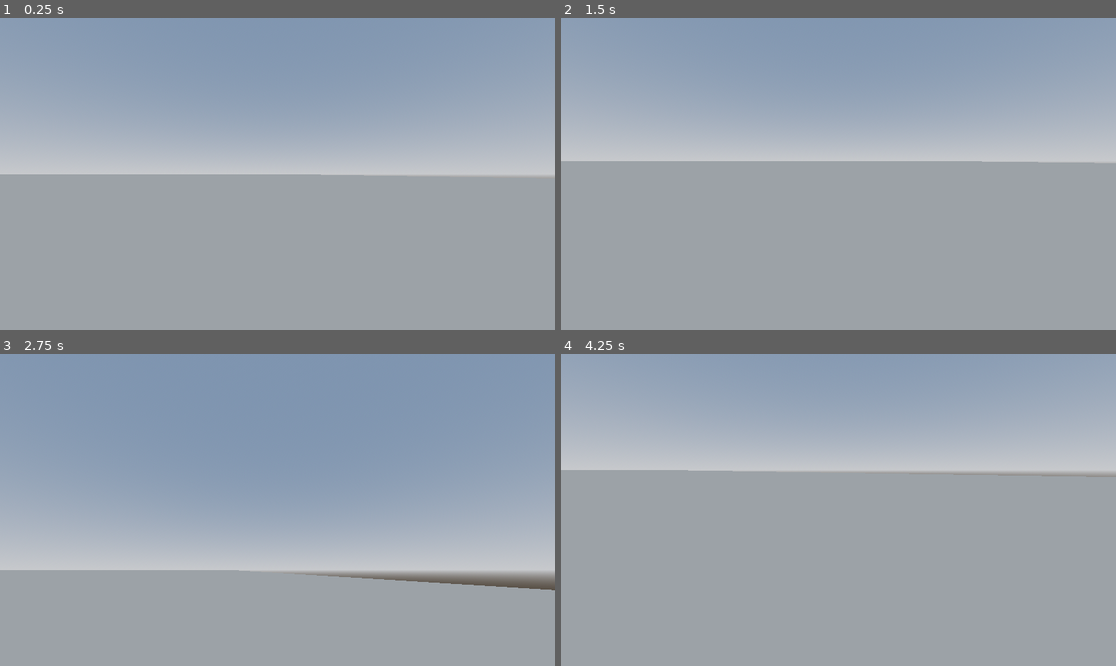
Above: before the commit, frames 1-4 (two rows, left to right).
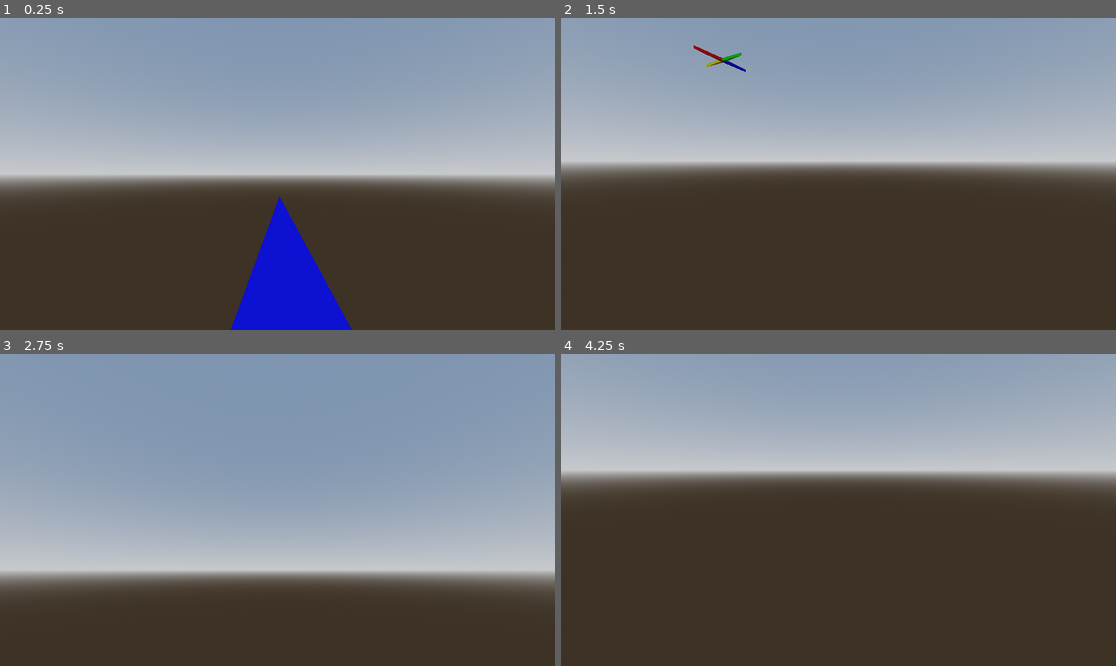
Above: after the commit, the same moments.

Repository: c-dantinne/procgen
Game: Godot game, scene res://Scenes/main.tscn
The game is run twice, just before and just after one commit, with the same random seed, the same clock (stepped at 60 frames per second) and the same inputs.
Inputs (mouse positions are in pixels of both pictures, inside the frame that each line leads up to):
- Up to frame 1 (0.25 s): no input
- Up to frame 2 (1.5 s): tap Enter at 0.5 s; move the mouse to (960, 158) at 0.52 s; hold D (right) 0.53-1.28 s; hold Ctrl (crouch) 0.53-1.28 s; click (960, 158) at 0.67 s; tap Space (jump) at 0.77, 1.25 s; move the mouse to (727, 189) at 1.27 s; hold S (back) from 1.28 s (still down); tap Ctrl (crouch) at 1.35 s; click (727, 189) at 1.42 s
- Up to frame 3 (2.75 s): tap Space (jump) at 1.52 s; move the mouse to (333, 441) at 2.02 s; release S (back) at 2.03 s; hold D (right) from 2.03 s (still down); hold Ctrl (crouch) from 2.03 s (still down); click (333, 441) at 2.17 s
- Up to frame 4 (4.25 s): move the mouse to (810, 572) at 2.77 s; release D (right) at 2.78 s; release Ctrl (crouch) at 2.78 s; hold W (forward) 2.78-3.53 s; tap Ctrl (crouch) at 2.85 s; click (810, 572) at 2.92 s; tap Space (jump) at 3.02, 3.77 s; move the mouse to (1005, 556) at 3.52 s; hold A (left) from 3.53 s (still down); hold Ctrl (crouch) from 3.53 s (still down); click (1005, 556) at 3.67 s

The runs differ from the first frame. In frame 1, 49% of the frame differs, in the area x 0-100%, y 50-100%; in frame 2, 53%; in frame 3, 28%; in frame 4, 61%, in the area x 0-100%, y 37-100%.

Commit message:
algorithm in progress

Diff:
--- a/the-backrooms-vagabond/Scenes/floor.tscn
+++ b/the-backrooms-vagabond/Scenes/floor.tscn
@@ -1,16 +1,23 @@
-[gd_scene load_steps=4 format=3 uid="uid://b3fvn1hlh6l2u"]
+[gd_scene load_steps=5 format=3 uid="uid://b3fvn1hlh6l2u"]
+
+[ext_resource type="Texture2D" uid="uid://b6pe6ggmn5n7q" path="res://test_texture.png" id="1_8y500"]
 
 [sub_resource type="BoxMesh" id="BoxMesh_lfudh"]
 
 [sub_resource type="StandardMaterial3D" id="StandardMaterial3D_pbhg5"]
-albedo_color = Color(0.932595, 0.845406, 0.746856, 1)
+albedo_texture = ExtResource("1_8y500")
+uv1_scale = Vector3(3, 2, 2)
+uv1_offset = Vector3(-1, -1, 0)
+texture_filter = 0
+texture_repeat = false
 
 [sub_resource type="BoxShape3D" id="BoxShape3D_vpxv8"]
 
 [node name="Floor" type="Node3D"]
+transform = Transform3D(0.1, 0, 0, 0, 0.1, 0, 0, 0, 0.1, 0, 0, 0)
 
 [node name="MeshInstance3D" type="MeshInstance3D" parent="."]
-transform = Transform3D(1, 0, 0, 0, 0.25, 0, 0, 0, 1, 0, 0, 0)
+transform = Transform3D(1, 0, 0, 0, 0.235, 0, 0, 0, 1, 0, 0, 0)
 mesh = SubResource("BoxMesh_lfudh")
 skeleton = NodePath("StaticBody3D")
 surface_material_override/0 = SubResource("StandardMaterial3D_pbhg5")
--- a/the-backrooms-vagabond/Scenes/main.tscn
+++ b/the-backrooms-vagabond/Scenes/main.tscn
@@ -15,10 +15,24 @@
 sky = SubResource("Sky_t6tl2")
 tonemap_mode = 2
 
+[sub_resource type="PrismMesh" id="PrismMesh_a4o7j"]
+
+[sub_resource type="StandardMaterial3D" id="StandardMaterial3D_psi0r"]
+albedo_color = Color(0, 0, 1, 1)
+
+[sub_resource type="StandardMaterial3D" id="StandardMaterial3D_483xx"]
+albedo_color = Color(1, 0, 0, 1)
+
+[sub_resource type="StandardMaterial3D" id="StandardMaterial3D_7py4c"]
+albedo_color = Color(1, 1, 0, 1)
+
+[sub_resource type="StandardMaterial3D" id="StandardMaterial3D_jhom3"]
+albedo_color = Color(0, 1, 0, 1)
+
 [node name="Main" type="Node3D"]
 
 [node name="CharacterBody3D" parent="." instance=ExtResource("1_wh2vi")]
-transform = Transform3D(1, 0, 0, 0, 1, 0, 0, 0, 1, -0.0977542, 1.59718, 0)
+transform = Transform3D(1, 0, 0, 0, 1, 0, 0, 0, 1, -0.098, 0, 0)
 
 [node name="WorldEnvironment" type="WorldEnvironment" parent="."]
 environment = SubResource("Environment_b63cb")
@@ -28,3 +42,23 @@
 
 [node name="Lights" type="Node3D" parent="."]
 transform = Transform3D(1, 0, 0, 0, -0.162241, 0.986751, 0, -0.986751, -0.162241, 0, 4.42285, 0)
+
+[node name="South" type="MeshInstance3D" parent="."]
+transform = Transform3D(1, 0, 0, 0, -4.37114e-07, 1, 0, -10, -4.37114e-08, 0, 0, -5)
+mesh = SubResource("PrismMesh_a4o7j")
+surface_material_override/0 = SubResource("StandardMaterial3D_psi0r")
+
+[node name="North" type="MeshInstance3D" parent="."]
+transform = Transform3D(-0.999956, 0.094071, 4.11197e-10, 6.11754e-17, -4.37114e-07, 1, 0.0094071, 9.99956, 4.37095e-08, 0, 0, 5.08322)
+mesh = SubResource("PrismMesh_a4o7j")
+surface_material_override/0 = SubResource("StandardMaterial3D_483xx")
+
+[node name="West" type="MeshInstance3D" parent="."]
+transform = Transform3D(-0.00940705, -9.99956, -4.37094e-08, 1.2235e-16, -4.37114e-07, 1, -0.999956, 0.0940705, 4.11196e-10, -5, 0, 0.0564902)
+mesh = SubResource("PrismMesh_a4o7j")
+surface_material_override/0 = SubResource("StandardMaterial3D_7py4c")
+
+[node name="East" type="MeshInstance3D" parent="."]
+transform = Transform3D(0.00940697, 9.99956, 4.37094e-08, 1.28017e-16, -4.37114e-07, 1, 0.999956, -0.0940697, -4.11192e-10, 5.13023, 0, 0.0564902)
+mesh = SubResource("PrismMesh_a4o7j")
+surface_material_override/0 = SubResource("StandardMaterial3D_jhom3")
--- a/the-backrooms-vagabond/Scripts/generate_world.gd
+++ b/the-backrooms-vagabond/Scripts/generate_world.gd
@@ -1,20 +1,22 @@
 extends Node
 
+# we make calculations with brushes assuming that (0,0,0) is the bottom left of the perimeter
+# since godot places brushes at their center, we have specific methods for getting and setting position which place brushes correctly
 
 const floor_scene = preload("res://Scenes/floor.tscn")
 
-@export var perimeter_width : int = 500
-@export var perimeter_length : int = 500
+@export var perimeter_width : int = 300
+@export var perimeter_length : int = 300
 @export var perimeter_buffer : int = 100
 
-@export var min_room_size : int = 6
+@export var min_room_size : int = 10
 @export var max_room_size : int = 20
 #@export var min_hallway_width = 500
 #@export var max_hallway_width = 500
 #@export var min_hallway_length = 500
 #@export var max_hallway_length = 500
 @export var min_doorway_size : int = 3
-@export var min_surface_area : int = 1000
+@export var min_surface_area : int = 1500
 
 const NORTH := Vector3i(0, 0, 1)
 const EAST := Vector3i(1, 0, 0)
@@ -27,8 +29,16 @@
 var floor_brushes : Array[Node3D] = []
 var wall_brushes : Array[Node3D] = []
 
+#
+var inner_perimeter_width : int = perimeter_width - perimeter_buffer
+var inner_perimeter_length : int = perimeter_length - perimeter_buffer
+var current_surface_area : int = 0
+var directions_available : Array[Vector3i] = directions_arr.duplicate(true)
+var current_brush_index : int = 0
+var brushes_with_adjacent_space : Array[Node3D] = []
+
 func _ready() -> void:
-	assert(min_doorway_size <= min_room_size / 2)
+	assert(min_doorway_size <= float(min_room_size) / 2.0)
 
 	if !world_seed:
 		world_seed = randi()
@@ -42,6 +52,14 @@
 	#set_brush_position(instance, Vector3i(0, 0, 0))
 
 	make_world()
+	#test_get_brush_position()
+	#test_set_brush_position()
+	#test_get_overlapping_brush()
+	#test_is_adjacent_space_available()
+
+func _input(event):
+	if event is InputEventMouseButton and event.pressed:
+		test_gen_next_room()
 
 
 #REQUIREMENTS:
@@ -57,15 +75,258 @@
 	vect.z = 3
 	return vect
 
+func test_get_brush_position():
+	var instance = floor_scene.instantiate()
+	var a : Vector3
+	add_child(instance)
+	instance.scale = Vector3i(5, 1, 5)
+	instance.position = Vector3(2.5, 0, 2.5)
+	a = get_brush_position(instance)
+	print("get_brush_position() Test 1. Expected: 0 0 0 | Actual: %s %s %s" % [a.x, a.y, a.z])
+
+	instance.scale = Vector3i(10, 1, 10)
+	instance.position = Vector3(17, 0, 29)
+	a = get_brush_position(instance)
+	print("get_brush_position() Test 2. Expected: 12 0 24 | Actual: %s %s %s" % [a.x, a.y, a.z])
+
+	instance.scale = Vector3i(33, 1, 17)
+	instance.position = Vector3(31, 0, 38)
+	a = get_brush_position(instance)
+	print("get_brush_position() Test 2. Expected: 14.5 0 29.5 | Actual: %s %s %s" % [a.x, a.y, a.z])
+
+	instance.queue_free()
+
+func test_set_brush_position():
+	var instance = floor_scene.instantiate()
+	var a : Vector3
+	var new_pos : Vector3i
+	add_child(instance)
+
+	instance.scale = Vector3i(5, 1, 5)
+	new_pos = Vector3(5, 0, 5)
+	set_brush_position(instance, new_pos)
+	print("set_brush_position() Test 1. Expected: 7.5 0 7.5 | Actual: %s %s %s" % [instance.position.x, instance.position.y, instance.position.z])
+
+	instance.queue_free()
+
+func test_get_overlapping_brush():
+	var a = floor_scene.instantiate()
+	var b = floor_scene.instantiate()
+	var c = floor_scene.instantiate()
+	var d = floor_scene.instantiate()
+	var result = null
+	var res_dir : Array[Vector3i] = []
+	add_child(a)
+	a.scale = Vector3i(5, 1, 5)
+	set_brush_position(a, Vector3(10, 0, 10))
+	floor_brushes.append(a)
+
+	#test no overlap
+	result = get_overlapping_brush(Vector3i(5, 1, 5), Vector3i(5, 0, 5), res_dir)
+	print("get_overlapping_brush() Test 1. Expected: null | Actual: ")
+	print(result)
+	print(res_dir)
+
+	#test corner overlap
+	result = get_overlapping_brush(Vector3i(6, 1, 6), Vector3i(5, 0, 5), res_dir)
+	print("get_overlapping_brush() Test 2. Expected: not null | Actual: ")
+	print(result)
+	print(res_dir)
+
+	#test full overlap
+	result = get_overlapping_brush(Vector3i(5, 1, 5), Vector3i(10, 0, 10), res_dir)
+	print("get_overlapping_brush() Test 3. Expected: not null | Actual: ")
+	print(result)
+	print(res_dir)
+
+	#test adjacent west
+	result = get_overlapping_brush(Vector3i(5, 1, 5), Vector3i(5, 0, 10), res_dir)
+	print("get_overlapping_brush() Test 4. Expected: null | Actual: ")
+	print(result)
+	print(res_dir)
+
+	#test overlap west
+	result = get_overlapping_brush(Vector3i(5, 1, 5), Vector3i(6, 0, 10), res_dir)
+	print("get_overlapping_brush() Test 5. Expected: not null | Actual: ")
+	print(result)
+	print(res_dir)
+
+	#test adjacent north
+	result = get_overlapping_brush(Vector3i(5, 1, 5), Vector3i(10, 0, 15), res_dir)
+	print("get_overlapping_brush() Test 6. Expected: null | Actual: ")
+	print(result)
+	print(res_dir)
+
+	#test overlap north
+	result = get_overlapping_brush(Vector3i(5, 1, 5), Vector3i(10, 0, 14), res_dir)
+	print("get_overlapping_brush() Test 7. Expected: not null | Actual: ")
+	print(result)
+	print(res_dir)
+
+	#test adjacent east
+	result = get_overlapping_brush(Vector3i(5, 1, 5), Vector3i(15, 0, 10), res_dir)
+	print("get_overlapping_brush() Test 8. Expected: null | Actual: ")
+	print(result)
+	print(res_dir)
+
+	#test overlap east
+	result = get_overlapping_brush(Vector3i(5, 1, 5), Vector3i(14, 0, 10), res_dir)
+	print("get_overlapping_brush() Test 9. Expected: not null | Actual: ")
+	print(result)
+	print(res_dir)
+
+	#test adjacent south
+	result = get_overlapping_brush(Vector3i(5, 1, 5), Vector3i(10, 0, 5), res_dir)
+	print("get_overlapping_brush() Test 10. Expected: null | Actual: ")
+	print(result)
+	print(res_dir)
+
+	#test overlap south
+	result = get_overlapping_brush(Vector3i(5, 1, 5), Vector3i(10, 0, 6), res_dir)
+	print("get_overlapping_brush() Test 11. Expected: not null | Actual: ")
+	print(result)
+	print(res_dir)
+	return
+	#test overlap on all sides
+	add_child(b)
+	add_child(c)
+	add_child(d)
+	a.scale = Vector3i(5, 1, 5)
+	set_brush_position(a, Vector3(9, 0, 5))
+	b.scale = Vector3i(5, 1, 5)
+	set_brush_position(b, Vector3(5, 0, 9))
+	c.scale = Vector3i(5, 1, 5)
+	set_brush_position(c, Vector3(1, 0, 5))
+	d.scale = Vector3i(5, 1, 5)
+	set_brush_position(d, Vector3(5, 0, 1))
+	floor_brushes.append(b)
+	floor_brushes.append(c)
+	floor_brushes.append(d)
+	var num_overlaps = 0
+	result = get_overlapping_brush(Vector3i(5, 1, 5), Vector3i(5, 0, 5), res_dir)
+	print("get_overlapping_brush() Test 12. Overlaps: ")
+	while result:
+		num_overlaps += 1
+		set_brush_position(result, Vector3(-100, 0, -100))
+		result = get_overlapping_brush(Vector3i(5, 1, 5), Vector3i(5, 0, 5), res_dir)
+		if result:
+			print(result)
+
+	print("get_overlapping_brush() Test 12. Expected #: 4 | Actual: %s" % str(num_overlaps))
+	a.queue_free()
+	b.queue_free()
+	c.queue_free()
+	d.queue_free()
+
+func test_is_adjacent_space_available():
+	var a = floor_scene.instantiate()
+	var b = floor_scene.instantiate()
+	var result : bool
+	add_child(a)
+	add_child(b)
+	a.scale = Vector3i(min_room_size, 1, min_room_size)
+	set_brush_position(a, Vector3(100, 0, 100))
+	floor_brushes.append(a)
+	floor_brushes.append(b)
+
+	#test available west
+	b.scale = Vector3i(5, 1, 5)
+	set_brush_position(b, Vector3(100 - min_room_size - b.scale.x, 0, 100))
+	result = is_adjacent_space_available(a, WEST)
+	print("is_adjacent_space_available Test 1. Expected: true | Actual: " + str(result))
+
+	#test unavailable west
+	set_brush_position(b, Vector3(100 - min_room_size, 0, 100))
+	result = is_adjacent_space_available(a, WEST)
+	print("is_adjacent_space_available Test 2. Expected: false | Actual: " + str(result))
+
+	#test available north
+	set_brush_position(b, Vector3(100, 0, 100 + min_room_size + a.scale.z))
+	result = is_adjacent_space_available(a, NORTH)
+	print("is_adjacent_space_available Test 3. Expected: true | Actual: " + str(result))
+
+	#test unavailable north
+	set_brush_position(b, Vector3(100, 0, 100 + min_room_size + a.scale.z - b.scale.z))
+	result = is_adjacent_space_available(a, NORTH)
+	print("is_adjacent_space_available Test 4. Expected: false | Actual: " + str(result))
+
+	#test available east
+	set_brush_position(b, Vector3(100 + min_room_size + a.scale.x, 0, 100))
+	result = is_adjacent_space_available(a, EAST)
+	print("is_adjacent_space_available Test 5. Expected: true | Actual: " + str(result))
+
+	#test unavailable east
+	set_brush_position(b, Vector3(100 + min_room_size + a.scale.x - b.scale.x, 0, 100))
+	result = is_adjacent_space_available(a, EAST)
+	print("is_adjacent_space_available Test 6. Expected: false | Actual: " + str(result))
+
+	#test available south
+	set_brush_position(b, Vector3(100, 0, 100 - min_room_size - b.scale.z))
+	result = is_adjacent_space_available(a, SOUTH)
+	print("is_adjacent_space_available Test 7. Expected: true | Actual: " + str(result))
+
+	#test unavailable south
+	set_brush_position(b, Vector3(100, 0, 100 - min_room_size))
+	result = is_adjacent_space_available(a, SOUTH)
+	print("is_adjacent_space_available Test 8. Expected: false | Actual: " + str(result))
+
+	#test available by perimeter
+
+	#test unavailable by perimeter
+
+	#test available on one side
+	set_brush_position(b, Vector3(100, 0, 100 - min_room_size))
+	result = is_adjacent_space_available(a, SOUTH)
+	print("is_adjacent_space_available Test 11. Expected: false | Actual: " + str(result))
+
+	#the problem MUST be with the way im using directions
+
+	var c = floor_scene.instantiate()
+	var d = floor_scene.instantiate()
+	add_child(c)
+	add_child(d)
+	c.scale = Vector3i(min_room_size, 1, min_room_size)
+	set_brush_position(a, Vector3(100, 0, 100))
+	floor_brushes.append(a)
+	floor_brushes.append(b)
+
+	a.queue_free()
+	b.queue_free()
+
+#a test function to click and add rooms of defined size, position, and/or direction
+func test_add_next_room():
+	#first, pre-defined direction
+	var a = floor_scene.instantiate()
+	add_child(a)
+	a.scale = Vector3i(min_room_size, 1, min_room_size)
+	set_brush_position(a, Vector3(100, 0, 100))
+	floor_brushes.append(a)
+
+func test_gen_next_room():
+		# 4. Pick a random side of selected room that does not touch the perimeter.
+	# 	 Backtrack brush floors until we can find adjacent space
+	var adjacent_space_found = false
+	while not adjacent_space_found:
+		directions_available.shuffle()
+		for dir in directions_available:
+			if is_adjacent_space_available(brushes_with_adjacent_space[current_brush_index], dir):
+				#print("Adjacent space found to the %v" % dir)
+				adjacent_space_found = true
+				var new_brush = create_floor_brush(brushes_with_adjacent_space[current_brush_index], dir)
+				brushes_with_adjacent_space.append(new_brush)
+				floor_brushes.append(new_brush)
+				current_surface_area += new_brush.scale.x * new_brush.scale.y
+				break
+		if not adjacent_space_found:
+			current_brush_index -= 1
+		else:
+			current_brush_index = len(brushes_with_adjacent_space) - 1
+			print("current index: " + str(current_brush_index))
+		if current_brush_index < 0:
+			printerr("ERROR: No adjacent space available before minimum surface area reached. Seed: " + str(seed))
+			return
+
 func make_world() -> void:
-	pass
-	var inner_perimeter_width : int = perimeter_width - perimeter_buffer
-	var inner_perimeter_length : int = perimeter_length - perimeter_buffer
-	var current_surface_area : int = 0
-	var directions_available : Array[Vector3i] = directions_arr.duplicate(true)
-	var current_brush_index : int = 0
-	var brushes_with_adjacent_space : Array[Node3D] = []
-
 	# 1. Pick a random point within the inner perimeter.
 	var starting_point := Vector3i(rand_range(perimeter_buffer, inner_perimeter_width), 0, rand_range(perimeter_buffer, inner_perimeter_length))
 	# 2. Generate a rectangular floor with a random size between min and max.
@@ -82,6 +343,7 @@
 	set_brush_position(instance, starting_point)
 	brushes_with_adjacent_space.append(instance)
 	floor_brushes.append(instance)
+	return
 	while current_surface_area < min_surface_area:
 		# 4. Pick a random side of selected room that does not touch the perimeter.
 		# 	 Backtrack brush floors until we can find adjacent space
@@ -108,7 +370,6 @@
 		# 8. Else, repeat floor generation.
 	generate_walls()
 
-
 func is_adjacent_space_available(current_brush: Node3D, direction: Vector3i) -> bool:
 	var z = get_brush_position(current_brush).z
 	var x = get_brush_position(current_brush).x
@@ -141,21 +402,40 @@
 					if other_brush_pos.z + other_brush.scale.z > z && other_brush_pos.z < z + current_brush.scale.z:
 						return false
 			SOUTH:
-				if other_brush_pos.z < z && other_brush_pos.z > desired_z:
+				if other_brush_pos.z < z && other_brush_pos.z + other_brush.scale.z > desired_z:
 					if other_brush_pos.x + other_brush.scale.x > x && other_brush_pos.x < x + current_brush.scale.x:
 						return false
 			WEST:
-				if other_brush_pos.x < x && other_brush_pos.x > desired_x:
+				if other_brush_pos.x < x && other_brush_pos.x + other_brush.scale.x > desired_x:
 					if other_brush_pos.z + other_brush.scale.z > z && other_brush_pos.z < z + current_brush.scale.z:
 						return false
 	return true
 
-func get_overlapping_brush(brush_size: Vector3i, brush_pos: Vector3i) -> Node3D:
+#side effect: sets an array of the direction in which an overlap occurs, or an empty array if there are no overlaps
+# must be an array because arrays are passed by reference
+func get_overlapping_brush(brush_size: Vector3i, brush_pos: Vector3i, ref_direction_to_brush: Array[Vector3i], ignored_direction = null) -> Node3D:
+	ref_direction_to_brush.clear()
 	for other in floor_brushes:
 		var other_pos = get_brush_position(other)
+		var brush_center_pos : Vector3 = brush_pos
+		brush_center_pos.x += brush_size.x / 2.0
+		brush_center_pos.z += brush_size.z / 2.0
 		if other_pos.x >= brush_pos.x + brush_size.x || other_pos.x + other.scale.x <= brush_pos.x || other_pos.z >= brush_pos.z + brush_size.z || other_pos.z + other.scale.z <= brush_pos.z:
 			continue
 		else:
+			if other.position.x < brush_center_pos.x:
+				ref_direction_to_brush.append(WEST)
+			elif other.position.x > brush_center_pos.x:
+				ref_direction_to_brush.append(EAST)
+			elif other.position.z < brush_center_pos.z:
+				ref_direction_to_brush.append(SOUTH)
+			elif other.position.z > brush_center_pos.z:
+				ref_direction_to_brush.append(NORTH)
+			else: #default to north. should only occur during full overlap
+				ref_direction_to_brush.append(NORTH)
+				printerr("WARNING: FULL OVERLAP DETECTED")
+			if ref_direction_to_brush[0] == ignored_direction:
+				return null
 			return other
 	return null
 
@@ -198,45 +478,56 @@
 #shrinks the sides if they overlap with other brushes
 func prevent_overlap(new_brush : Node3D, source_direction: Vector3i) -> Node3D:
 	#dont check the side from the source_direction
-	var directions_to_check = directions_arr.duplicate(true)
-	directions_to_check.erase(source_direction * -1)
+	source_direction *= -1
 	var new_brush_size = new_brush.scale
 	var new_brush_pos = get_brush_position(new_brush)
-	for dir in directions_to_check:
-		var existing_brush = get_overlapping_brush(new_brush_size, new_brush_pos)
-		while existing_brush != null:
+	var directions_to_check : Array[Vector3i] = []
+	var existing_brush = get_overlapping_brush(new_brush_size, new_brush_pos, directions_to_check, source_direction)
+	while existing_brush:
+		for dir in directions_to_check:
+			print(dir)
+			if dir == source_direction: #skip checking where we came from
+				print("skipping")
+				continue
 			match dir:
 				NORTH:
+					print("changing north")
 					new_brush_size.z = get_brush_position(existing_brush).z - new_brush_pos.z
 				EAST:
+					print("changing east")
 					new_brush_size.x = get_brush_position(existing_brush).x - new_brush_pos.x
 				SOUTH:
+					print("changing south")
 					new_brush_size.z = (new_brush_pos.z + new_brush_size.z) - (get_brush_position(existing_brush).z + existing_brush.scale.z)
 					new_brush_pos.z = get_brush_position(existing_brush).z + existing_brush.scale.z
 				WEST:
+					print("changing west")
 					new_brush_size.x = (new_brush_pos.x + new_brush_size.x) - (get_brush_position(existing_brush).x + existing_brush.scale.x)
 					new_brush_pos.x = get_brush_position(existing_brush).x + existing_brush.scale.x
-			existing_brush = get_overlapping_brush(new_brush_size, new_brush_pos) #repeat check in case of multiple overlaps
+		existing_brush = get_overlapping_brush(new_brush_size, new_brush_pos, directions_to_check, source_direction) #repeat check in case of multiple overlaps
 	set_brush_scale(new_brush, new_brush_size)
 	set_brush_position(new_brush, new_brush_pos)
 	return new_brush
 
 # Gets the point at the bottom left corner of the brush
-func get_brush_position(brush: Node3D) -> Vector3i:
+func get_brush_position(brush: Node3D) -> Vector3:
 	var pos = brush.position
-	pos.x -= brush.scale.x / 2
-	pos.z -= brush.scale.z / 2
+	pos.x -= brush.scale.x / 2.0
+	pos.z -= brush.scale.z / 2.0
 	return pos
 
 #always set the scale BEFORE calling set_brush_position
-func set_brush_position(brush: Node3D, position: Vector3i):
-	position.x += brush.scale.x / 2
-	position.z += brush.scale.z / 2
+func set_brush_position(brush: Node3D, position: Vector3):
+	if brush.scale.x < 0.1:
+		printerr("ERROR BRUSH SCALE NOT SET")
+	#assert(brush.scale.x > 0.1)
+	position.x += brush.scale.x / 2.0
+	position.z += brush.scale.z / 2.0
 	brush.position = position
 
 func set_brush_scale(brush: Node3D, scale: Vector3i):
-	print("Setting New Brush Scale: (%s %s %s)" % [scale.x, scale.y, scale.z])
-	brush.global_scale(scale)
+	#print("Setting New Brush Scale: (%s %s %s)" % [scale.x, scale.y, scale.z])
+	brush.scale = scale
 
 func store_walls():
 	pass
Not shown: 1 places in the-backrooms-vagabond/Scenes/main.tscn that only renumber resources
Binary file added: the-backrooms-vagabond/test_texture.png
Not shown, added: the-backrooms-vagabond/test_texture.png.import
